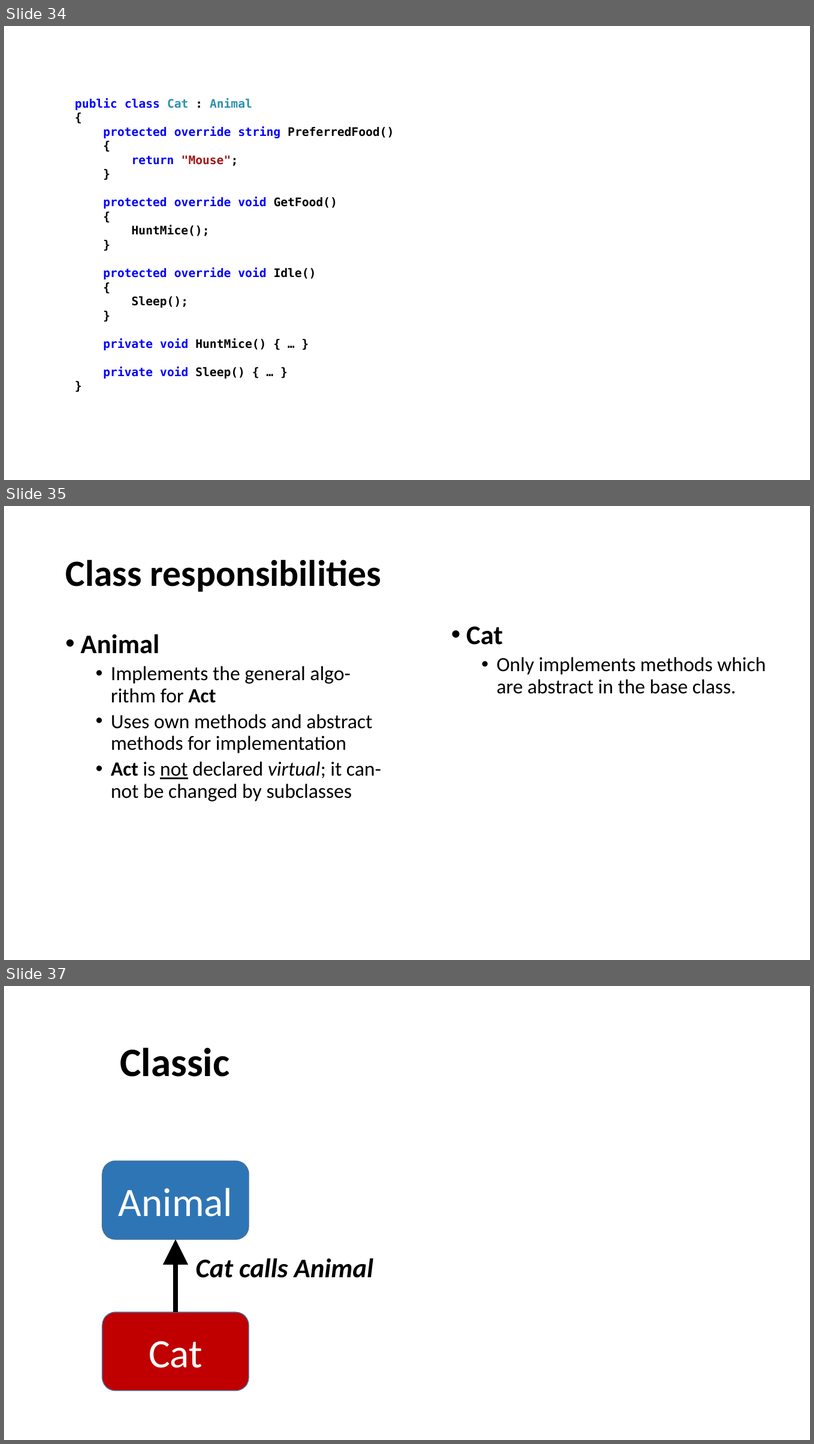
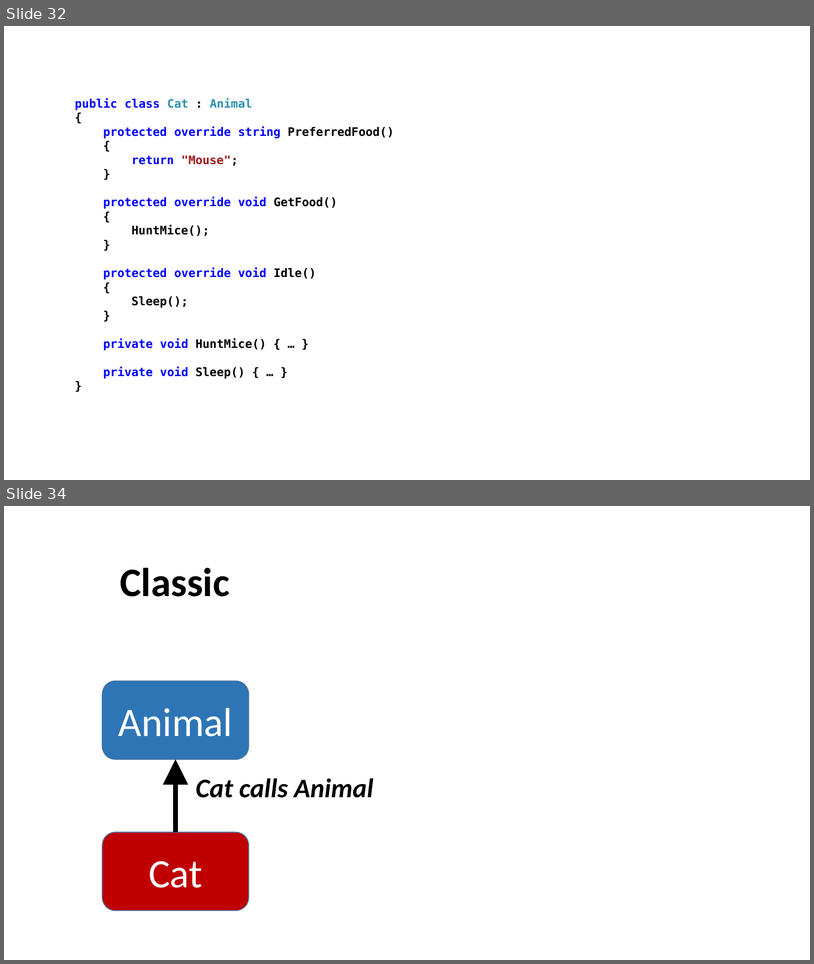
Before and after one commit to perl-easj/OOProg, a slide deck: Chap/SOLID/Presentations/SOLID.pptx. Shown one above the other, each under a label of ours: slides 34, 35 and 37 before the commit, slides 32 and 34 after it; the slides between them are not shown. The pictures are 814x1444 and 814x964 pixels, drawn with LibreOffice and Linux fonts; fonts in the diff are those of the drawing. Boxes give left, top, right and bottom in pixels: in the first picture for what was removed or moved away, otherwise in the second. Text is boxed around its words. In the diff, an @@ line names an element or a change of style, - is before the commit and + after.

```diff
--- a/Chap/SOLID/Presentations/SOLID.pptx
+++ b/Chap/SOLID/Presentations/SOLID.pptx
@@ slide 35 removed at bbox=[4, 506, 810, 960], background #FFFFFF @@
@@ title removed at bbox=[65, 559, 381, 592] @@
-Class responsibilities
@@ text removed at bbox=[467, 626, 766, 694] @@
-• Cat
-  • Only implements methods which are abstract in the base class.
@@ text removed at bbox=[81, 634, 381, 801] @@
-• Animal
-  • Implements the general algo-rithm for Act
-  • Uses own methods and abstract methods for implementation
-  • Act is not declared virtual; it can-not be changed by subclasses
@@ what was slide 34 is now slide 32 @@
@@ what was slide 37 is now slide 34 @@
```
Also in this commit, not shown: 15 slides changed, 17 slides added, 28 other slides removed, 1 other file.
